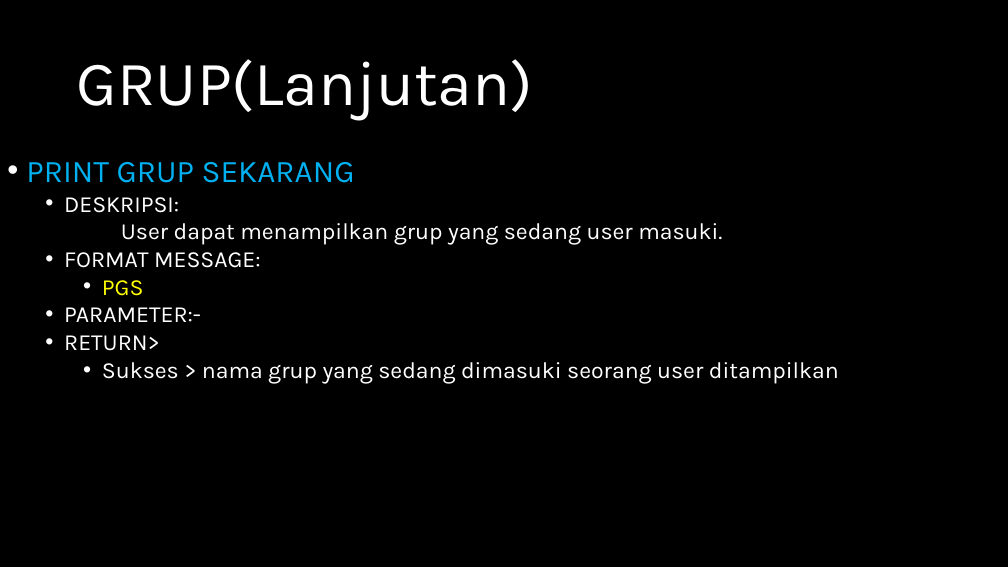
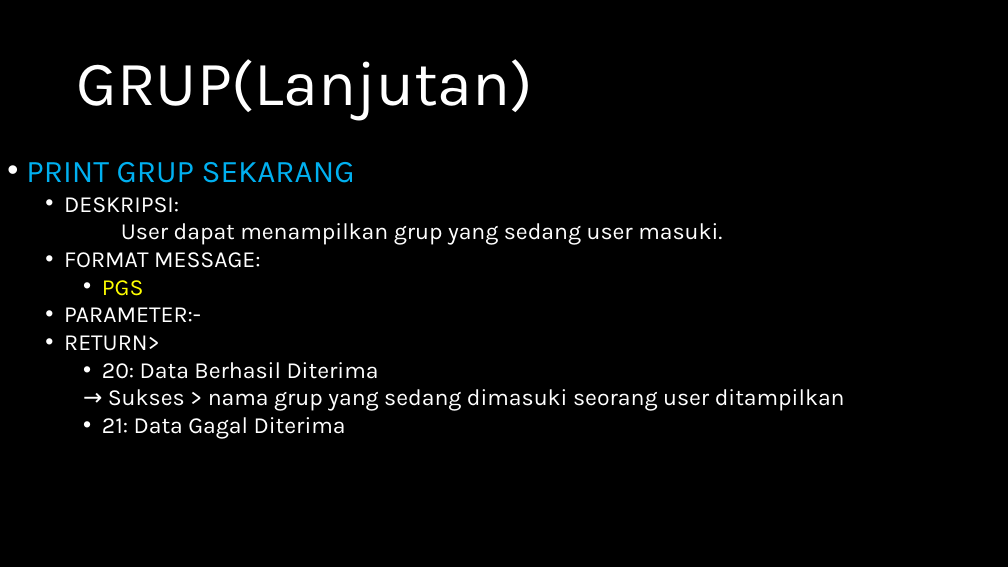
Before and after one commit to jeffrynasri/Kuliah-Progjar-E, a slide deck: slide 13 of TUGAS2_CHATSERVER/DRAFT-CHAT-SERVER.pptx. Drawn at 1008x567 pixels with LibreOffice and Linux fonts; fonts in the diff are those of the drawing. Boxes give left, top, right and bottom in pixels: in the first picture for what was removed or moved away, otherwise in the second. Text is boxed around its words. In the diff, an @@ line names an element or a change of style, - is before the commit and + after.

```diff
--- a/TUGAS2_CHATSERVER/DRAFT-CHAT-SERVER.pptx
+++ b/TUGAS2_CHATSERVER/DRAFT-CHAT-SERVER.pptx
@@ text at (x1=102, y1=362, x2=845, y2=439): text changed @@
-    • Sukses > nama grup yang sedang dimasuki seorang user ditampilkan
+    • 20: Data Berhasil Diterima
+    → Sukses > nama grup yang sedang dimasuki seorang user ditampilkan
+    • 21: Data Gagal Diterima
```
Also in this commit, not shown: 12 other slides changed.
